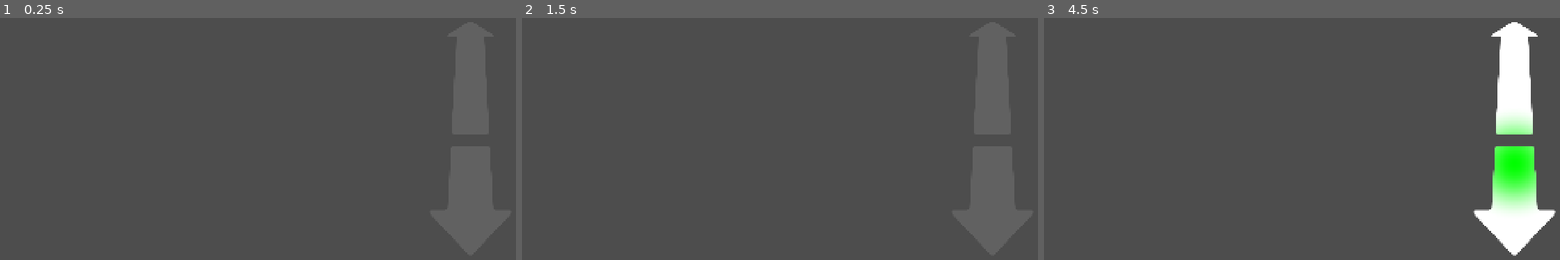
Above: before the commit, frames 1-3 (left to right).
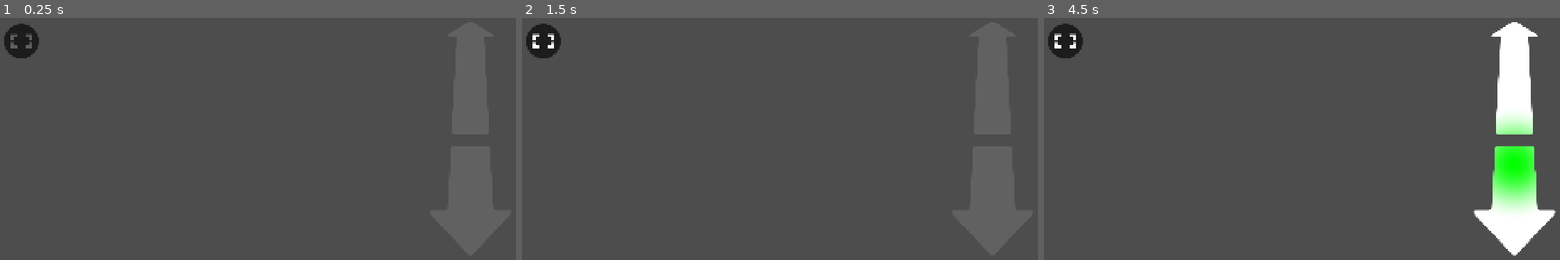
Above: after the commit, the same moments.

Repository: CantanTam/blecaco_phone
Game: Godot game, scene res://scenes/modes/car_mode.tscn
Same seed, same stepped clock (60 frames per second), same inputs: the game is played once before the commit and once after it. This scene is started directly instead of the project's main scene.
Inputs (mouse positions are in pixels of both pictures, inside the frame that each line leads up to):
- Up to frame 1 (0.25 s): no input
- Up to frame 2 (1.5 s): click (542, 42) at 0.52 s; tap Enter at 1.25, 1.35 s; move the mouse to (914, 100) at 1.27 s; hold Up from 1.28 s (still down); click (914, 100) at 1.42 s
- Up to frame 3 (4.5 s): tap Space at 1.52, 2, 3.5 s; release Up at 2 s; drag from (1203, 131) to (1286, 177) at 2.02 s; tap Enter at 2.75, 4.25 s; move the mouse to (1369, 47) at 2.77 s; hold Up 2.78-3.5 s; tap Tab at 2.85 s; click (1369, 47) at 2.92 s; drag from (1286, 177) to (1147, 68) at 3.52 s; move the mouse to (1482, 163) at 4.27 s; hold Down from 4.28 s (still down); tap Keypad Enter at 4.35 s; click (1482, 163) at 4.42 s

The runs differ from the first frame. In frame 1, 0.6% of the frame differs, in the area x 0-8%, y 2-17%; in frame 2, 0.8%; in frame 3, 0.8%.

Commit message:
realize basic phone simulate car wheel function

Diff:
--- /dev/null
+++ b/resources/UnZoom.svg
@@ -0,0 +1,42 @@
+<?xml version="1.0" encoding="UTF-8" standalone="no"?>
+<!-- Created with Inkscape (http://www.inkscape.org/) -->
+
+<svg
+   width="120"
+   height="120"
+   viewBox="0 0 31.749999 31.75"
+   version="1.1"
+   id="svg1"
+   inkscape:version="1.4.4 (dcaf3e7d9e, 2026-05-05)"
+   sodipodi:docname="UnZoom.svg"
+   xmlns:inkscape="http://www.inkscape.org/namespaces/inkscape"
+   xmlns:sodipodi="http://sodipodi.sourceforge.net/DTD/sodipodi-0.dtd"
+   xmlns="http://www.w3.org/2000/svg"
+   xmlns:svg="http://www.w3.org/2000/svg">
+  <sodipodi:namedview
+     id="namedview1"
+     pagecolor="#ffffff"
+     bordercolor="#999999"
+     borderopacity="1"
+     inkscape:showpageshadow="2"
+     inkscape:pageopacity="0"
+     inkscape:pagecheckerboard="true"
+     inkscape:deskcolor="#d1d1d1"
+     inkscape:document-units="px"
+     inkscape:zoom="5.8205364"
+     inkscape:cx="73.189131"
+     inkscape:cy="32.728942"
+     inkscape:window-width="2560"
+     inkscape:window-height="1354"
+     inkscape:window-x="0"
+     inkscape:window-y="0"
+     inkscape:window-maximized="1"
+     inkscape:current-layer="svg1" />
+  <defs
+     id="defs1" />
+  <path
+     id="rect2"
+     style="baseline-shift:baseline;display:inline;overflow:visible;opacity:0.3;vector-effect:none;fill:#ffffff;paint-order:markers fill stroke;enable-background:accumulate;stop-color:#000000"
+     d="m 6.372996,9.452136 v 5.282882 h 2.500105 v -2.782776 h 2.783293 V 9.452136 Z m 13.720609,0 v 2.500106 h 2.783293 v 2.782776 h 2.500105 V 9.452136 Z M 6.372996,17.014465 v 5.283399 h 5.283398 V 19.797758 H 8.873101 v -2.783293 z m 16.503902,0 v 2.783293 h -2.783293 v 2.500106 h 5.283398 v -5.283399 z"
+     inkscape:label="UnZoom" />
+</svg>
--- /dev/null
+++ b/resources/Zoom.svg
@@ -0,0 +1,42 @@
+<?xml version="1.0" encoding="UTF-8" standalone="no"?>
+<!-- Created with Inkscape (http://www.inkscape.org/) -->
+
+<svg
+   width="120"
+   height="120"
+   viewBox="0 0 31.749999 31.75"
+   version="1.1"
+   id="svg1"
+   inkscape:version="1.4.4 (dcaf3e7d9e, 2026-05-05)"
+   sodipodi:docname="Zoom.svg"
+   xmlns:inkscape="http://www.inkscape.org/namespaces/inkscape"
+   xmlns:sodipodi="http://sodipodi.sourceforge.net/DTD/sodipodi-0.dtd"
+   xmlns="http://www.w3.org/2000/svg"
+   xmlns:svg="http://www.w3.org/2000/svg">
+  <sodipodi:namedview
+     id="namedview1"
+     pagecolor="#ffffff"
+     bordercolor="#999999"
+     borderopacity="1"
+     inkscape:showpageshadow="2"
+     inkscape:pageopacity="0"
+     inkscape:pagecheckerboard="true"
+     inkscape:deskcolor="#d1d1d1"
+     inkscape:document-units="px"
+     inkscape:zoom="5.8205364"
+     inkscape:cx="73.189131"
+     inkscape:cy="32.728942"
+     inkscape:window-width="2560"
+     inkscape:window-height="1354"
+     inkscape:window-x="0"
+     inkscape:window-y="0"
+     inkscape:window-maximized="1"
+     inkscape:current-layer="svg1" />
+  <defs
+     id="defs1" />
+  <path
+     id="rect2"
+     style="baseline-shift:baseline;display:inline;overflow:visible;vector-effect:none;fill:#ffffff;paint-order:markers fill stroke;enable-background:accumulate;stop-color:#000000"
+     d="m 6.372996,9.452136 v 5.282882 h 2.500105 v -2.782776 h 2.783293 V 9.452136 Z m 13.720609,0 v 2.500106 h 2.783293 v 2.782776 h 2.500105 V 9.452136 Z M 6.372996,17.014465 v 5.283399 h 5.283398 V 19.797758 H 8.873101 v -2.783293 z m 16.503902,0 v 2.783293 h -2.783293 v 2.500106 h 5.283398 v -5.283399 z"
+     inkscape:label="Zoom" />
+</svg>
--- a/scenes/modes/car_mode.tscn
+++ b/scenes/modes/car_mode.tscn
@@ -18,6 +18,30 @@
 shader_parameter/mask_texture = ExtResource("3_texture")
 shader_parameter/node_size = Vector2(1, 1)
 shader_parameter/circle_center = Vector2(0, 0)
+
+[sub_resource type="StyleBoxFlat" id="StyleBoxFlat_qnk50"]
+bg_color = Color(0, 0, 0, 0.627451)
+corner_radius_top_left = 60
+corner_radius_top_right = 60
+corner_radius_bottom_right = 60
+corner_radius_bottom_left = 60
+corner_detail = 20
+
+[sub_resource type="StyleBoxFlat" id="StyleBoxFlat_sec1p"]
+bg_color = Color(0, 0, 0, 0.627451)
+corner_radius_top_left = 60
+corner_radius_top_right = 60
+corner_radius_bottom_right = 60
+corner_radius_bottom_left = 60
+corner_detail = 20
+
+[sub_resource type="StyleBoxFlat" id="StyleBoxFlat_a6nh6"]
+bg_color = Color(0, 0, 0, 0.627451)
+corner_radius_top_left = 120
+corner_radius_top_right = 120
+corner_radius_bottom_right = 120
+corner_radius_bottom_left = 120
+corner_detail = 20
 
 [node name="CarMode" type="Control" unique_id=311837689]
 layout_mode = 3
@@ -76,3 +100,13 @@
 grow_vertical = 2
 mouse_filter = 2
 texture = ExtResource("3_texture")
+
+[node name="ZoomFit" type="Button" parent="." unique_id=521083619]
+layout_mode = 1
+offset_left = 40.0
+offset_top = 220.0
+offset_right = 160.0
+offset_bottom = 340.0
+theme_override_styles/normal = SubResource("StyleBoxFlat_qnk50")
+theme_override_styles/pressed = SubResource("StyleBoxFlat_sec1p")
+theme_override_styles/hover = SubResource("StyleBoxFlat_a6nh6")
--- a/scripts/modes/car_mode.gd
+++ b/scripts/modes/car_mode.gd
@@ -58,6 +58,23 @@
 # 正常使用时保持 false，避免大量日志影响调试。
 const VERBOSE_ORIENTATION_LOG := false
 
+# ── ZoomFit 按钮（缩放适配开关，目前只做样式）──
+var ZOOM_FIT: bool = false
+
+const ICON_ZOOM_OFF: String = "res://resources/UnZoom.svg"
+const ICON_ZOOM_ON: String = "res://resources/Zoom.svg"
+
+var _icon_zoom_off: Texture2D = null
+var _icon_zoom_on: Texture2D = null
+
+# ZoomFit 缩放过渡动画时长（秒）
+const ZOOM_FIT_TWEEN_TIME: float = 0.28
+
+var _zoom_tween: Tween = null
+
+# 触摸平台标志（真机上触摸会同时产生模拟鼠标事件，需要忽略鼠标避免双触发）
+var _touch_platform: bool = false
+
 var rotation_sender = preload(
 	"res://scripts/getrotation.gd"
 ).new()
@@ -73,6 +90,7 @@
 
 # 读取 CarForwardArea 的 forward_speed。
 # 使用 Node 类型，避免依赖 Godot 的全局脚本类缓存。
+@onready var zoom_fit_button: Button = $ZoomFit
 @onready var forward_area: Node = (
 	get_node_or_null("CarForwardArea")
 )
@@ -123,6 +141,24 @@
 
 func _ready() -> void:
 	# 找推流画面节点（stream.tscn 里的 StreamWindow，全屏铺满）
+	# ZoomFit 按钮：两个图标 + 初始样式
+	if ResourceLoader.exists(ICON_ZOOM_OFF):
+		_icon_zoom_off = load(ICON_ZOOM_OFF)
+
+	if ResourceLoader.exists(ICON_ZOOM_ON):
+		_icon_zoom_on = load(ICON_ZOOM_ON)
+
+	_touch_platform = (
+		DisplayServer.is_touchscreen_available()
+		or OS.has_feature("mobile")
+	)
+
+	if zoom_fit_button != null:
+		zoom_fit_button.focus_mode = Control.FOCUS_NONE
+		zoom_fit_button.expand_icon = true
+
+	_update_zoom_fit_icon()
+
 	stream_window = get_tree().root.find_child(
 		"StreamWindow",
 		true,
@@ -315,5 +351,106 @@
 
 ## 离开 Car Mode：把推流画面转回 0，避免影响其它模式
 func _exit_tree() -> void:
+	if _zoom_tween != null and _zoom_tween.is_valid():
+		_zoom_tween.kill()
+
 	if stream_window != null and is_instance_valid(stream_window):
 		stream_window.rotation = 0.0
+		stream_window.scale = Vector2.ONE
+
+
+# ============================================================
+# ZoomFit 按钮（缩放适配开关，目前只有样式切换）
+# ============================================================
+
+## 屏幕坐标是否落在 ZoomFit 按钮上
+func _is_zoom_fit_hit(viewport_position: Vector2) -> bool:
+	if zoom_fit_button == null or not zoom_fit_button.visible:
+		return false
+
+	return zoom_fit_button.get_global_rect().has_point(viewport_position)
+
+
+## 触摸/鼠标输入：命中 ZoomFit 就切换（用矩形命中，不用 Button.pressed）
+func _input(event: InputEvent) -> void:
+	if event is InputEventScreenTouch:
+		if event.pressed and _is_zoom_fit_hit(event.position):
+			_toggle_zoom_fit()
+			get_viewport().set_input_as_handled()
+
+		return
+
+	if event is InputEventMouseButton:
+		# 真机上触摸会产生模拟鼠标事件 → 必须忽略，否则会切两次
+		if _touch_platform:
+			return
+
+		if (
+			event.pressed
+			and event.button_index == MOUSE_BUTTON_LEFT
+			and _is_zoom_fit_hit(event.position)
+		):
+			_toggle_zoom_fit()
+			get_viewport().set_input_as_handled()
+
+
+## 点击：ZOOM_FIT = !ZOOM_FIT
+func _toggle_zoom_fit() -> void:
+	ZOOM_FIT = not ZOOM_FIT
+	_update_zoom_fit_icon()
+	_apply_zoom_fit()
+
+	print("[CarMode] ZOOM_FIT =", ZOOM_FIT)
+
+
+## 按当前状态设置图标
+func _update_zoom_fit_icon() -> void:
+	if zoom_fit_button == null:
+		return
+
+	var icon: Texture2D = _icon_zoom_on if ZOOM_FIT else _icon_zoom_off
+
+	if icon != null:
+		zoom_fit_button.icon = icon
+		zoom_fit_button.text = ""
+	else:
+		zoom_fit_button.text = "ON" if ZOOM_FIT else "OFF"
+
+
+## ZoomFit 的缩放目标：
+##   ZOOM_FIT = true  → 让"画面的高"等于"屏幕的宽"（scale = 屏幕宽 / 屏幕高）
+##                      → 放大裁切，旋转时屏幕里不会露出推流背景
+##   ZOOM_FIT = false → 复原成 1:1
+func _zoom_fit_target_scale() -> Vector2:
+	if stream_window == null or not is_instance_valid(stream_window):
+		return Vector2.ONE
+
+	if not ZOOM_FIT:
+		return Vector2.ONE
+
+	var screen_width: float = stream_window.size.x
+	var screen_height: float = maxf(stream_window.size.y, 1.0)
+
+	# 画面高（= 屏幕高）→ 变成屏幕宽
+	var factor: float = screen_width / screen_height
+
+	return Vector2(factor, factor)
+
+
+## 带过渡动画地应用缩放（绕画面中心，因为 pivot_offset 已在旋转里设为中心）
+func _apply_zoom_fit() -> void:
+	if stream_window == null or not is_instance_valid(stream_window):
+		return
+
+	if _zoom_tween != null and _zoom_tween.is_valid():
+		_zoom_tween.kill()
+
+	_zoom_tween = create_tween()
+	_zoom_tween.set_trans(Tween.TRANS_SINE)
+	_zoom_tween.set_ease(Tween.EASE_IN_OUT)
+	_zoom_tween.tween_property(
+		stream_window,
+		"scale",
+		_zoom_fit_target_scale(),
+		ZOOM_FIT_TWEEN_TIME
+	)
Not shown, added: resources/UnZoom.svg.import
Not shown, added: resources/Zoom.svg.import
